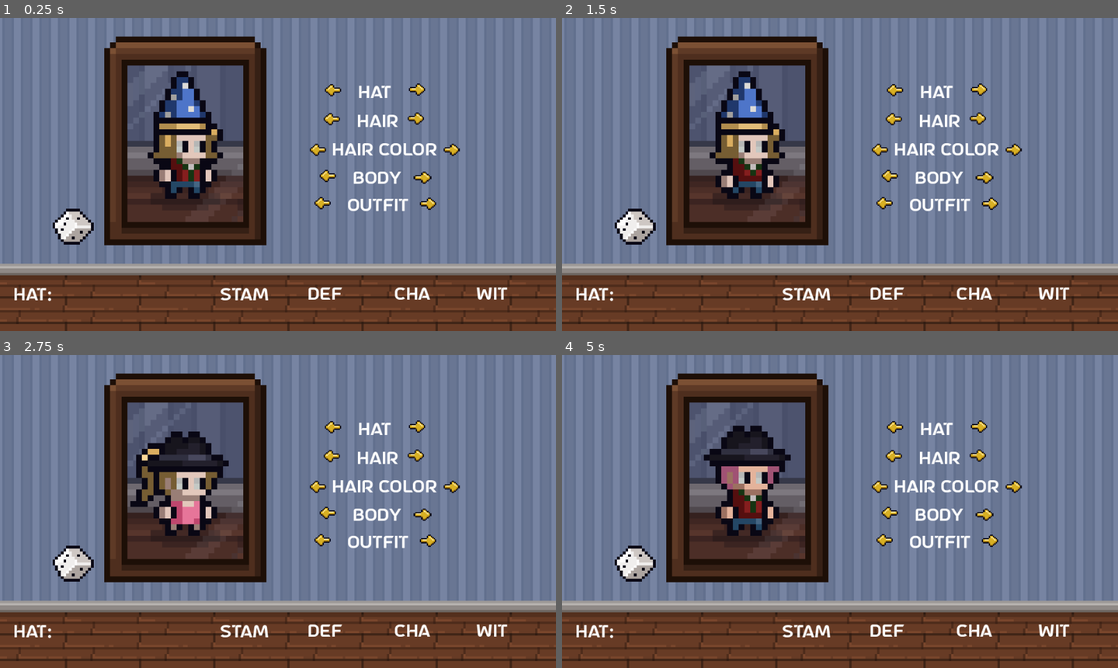
Above: before the commit, frames 1-4 (two rows, left to right).
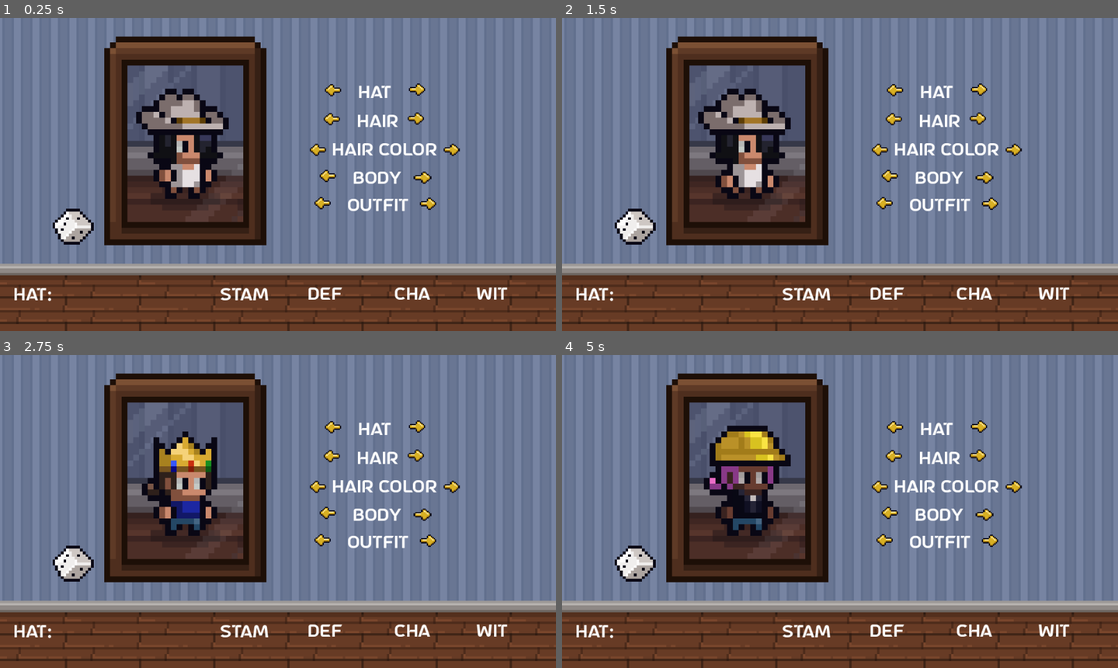
Above: after the commit, the same moments.

Repository: Sleeping-Robot-Games/Hat-Trick
Game: Godot game, scene res://scenes/character_creator.tscn
The game is run twice, just before and just after one commit, with the same random seed, the same clock (stepped at 60 frames per second) and the same inputs. This scene is started directly instead of the project's main scene.
Inputs (mouse positions are in pixels of both pictures, inside the frame that each line leads up to):
- Up to frame 1 (0.25 s): no input
- Up to frame 2 (1.5 s): click (895, 89) at 0.52 s; click (979, 89) at 1.27 s
- Up to frame 3 (2.75 s): click (72, 561) at 2 s
- Up to frame 4 (5 s): tap Enter (ui_accept) at 2.75, 3.02, 3.77 s; hold Right (ui_right) 2.78-3.53 s; tap E at 2.85, 3.6, 4.35 s; hold Left (ui_left) 3.53-4.28 s; hold Right (ui_right) from 4.28 s (still down)

The runs differ from the first frame. In frame 1, 3.0% of the frame differs, in the area x 24-42%, y 16-56%; in frame 2, 3.0%; in frame 3, 2.9%; in frame 4, 2.5%.

Commit message:
Elevator scene and move sprite holder code

Diff:
--- /dev/null
+++ b/scenes/elevator.tscn
@@ -0,0 +1,3 @@
+[gd_scene format=3 uid="uid://d2f1i3al4pwa7"]
+
+[node name="Elevator" type="Node2D"]
--- a/scenes/sprite_holder.tscn
+++ b/scenes/sprite_holder.tscn
@@ -1,6 +1,7 @@
-[gd_scene load_steps=12 format=3 uid="uid://b122j6j8bxdt8"]
+[gd_scene load_steps=13 format=3 uid="uid://b122j6j8bxdt8"]
 
 [ext_resource type="Shader" path="res://assets/shaders/PaletteSwapper.gdshader" id="1_3cgbj"]
+[ext_resource type="Script" path="res://scripts/sprite_holder.gd" id="1_6f0od"]
 [ext_resource type="Texture2D" uid="uid://dm3tqt5dkr1d6" path="res://assets/palettes/body/body_000.png" id="2_a0g4y"]
 [ext_resource type="Texture2D" uid="uid://1jn08j1qrijk" path="res://assets/palettes/body/body_002.png" id="3_3x1pf"]
 [ext_resource type="Texture2D" uid="uid://dyjryfx0esvju" path="res://assets/sprites/body/body.png" id="4_qpyue"]
@@ -21,6 +22,7 @@
 shader_parameter/greyscale_palette = ExtResource("5_8s56o")
 
 [node name="SpriteHolder" type="Node2D"]
+script = ExtResource("1_6f0od")
 
 [node name="body" type="Sprite2D" parent="."]
 material = SubResource("ShaderMaterial_qg1bq")
--- a/scripts/character_creator.gd
+++ b/scripts/character_creator.gd
@@ -1,26 +1,7 @@
 extends Control
 
-var rng = RandomNumberGenerator.new()
+@onready var sprite_holder = $SpriteHolder
 
-@onready var character_sprite = {
-	'body': $SpriteHolder/body,
-	'hair': $SpriteHolder/hair,
-	'outfit': $SpriteHolder/outfit,
-	'hat': $SpriteHolder/hat
-}
-
-@onready var character_sprite_palette = {
-	'body': character_sprite['body'],
-	'haircolor': character_sprite['hair']
-}
-
-var pallete_sprite_state: Dictionary
-var sprite_state: Dictionary
-
-var sprite_folder_path = "res://assets/sprites/"
-var palette_folder_path = "res://assets/palettes/"
-
-# Called when the node enters the scene tree for the first time.
 func _ready():
 	# Connect buttons
 	$Hat/Left.button_up.connect(_on_Sprite_Selection_button_up.bind(-1, "hat"))
@@ -34,68 +15,18 @@
 	$Outfit/Left.button_up.connect(_on_Sprite_Selection_button_up.bind(-1, "outfit"))
 	$Outfit/Right.button_up.connect(_on_Sprite_Selection_button_up.bind(1, "outfit"))
 
-	create_random_character()
+	sprite_holder.create_random_character()
 
 	$AnimationPlayer.play("player/idle_right")
 
-# Called every frame. 'delta' is the elapsed time since the previous frame.
 func _process(delta):
 	pass
 
-func random_asset(folder: String, keyword: String = "") -> String:
-	var files: Array
-	files = g.files_in_dir(folder)
-	if keyword == "":
-		files = g.files_in_dir(folder)
-	if files.size() == 0:
-		return ""
-	rng.randomize()
-	var random_index = rng.randi_range(0, files.size() - 1)
-	return folder+"/"+files[random_index]
-
-func set_random_texture(sprite_name: String):
-	var random_sprite = random_asset(sprite_folder_path + sprite_name)
-	if random_sprite == "": # No assets in the folder yet continue to next folder
-		return
-	set_sprite_texture(sprite_name, random_sprite)
-
-func set_random_color(palette_type: String) -> void:
-	var random_color
-	random_color = random_asset(palette_folder_path + palette_type)
-	if random_color == "" or "000" in random_color:
-		random_color = random_color.replace("000", "001")
-	var color_num = random_color.substr(len(random_color)-7, 3)
-	set_sprite_color(palette_type, character_sprite_palette[palette_type], color_num)
-	pallete_sprite_state[palette_type] = color_num
-
-func create_random_character() -> void:
-	var sprite_folders = g.folders_in_dir(sprite_folder_path)
-	var palette_folders = g.folders_in_dir(palette_folder_path)
-	for folder in sprite_folders:
-		set_random_texture(folder)
-	for folder in palette_folders:
-		set_random_color(folder)
-
-func set_sprite_texture(sprite_name: String, texture_path: String):
-	character_sprite[sprite_name].set_texture(load(texture_path))
-	sprite_state[sprite_name] = texture_path
-
-func set_sprite_color(folder, sprite: Sprite2D, color_num: String):
-	var palette_path = "res://assets/palettes/{folder}/{folder}_{color_num}.png".format({
-		"folder": folder,
-		"color_num": color_num
-	})
-	var gray_palette_path = "res://assets/palettes/{folder}/{folder}_000.png".format({
-		"folder": folder
-	})
-	g.make_shaders_unique(sprite)
-	sprite.material.set_shader_parameter("palette_swap", load(palette_path))
-	sprite.material.set_shader_parameter("greyscale_palette", load(gray_palette_path))
 
 func _on_Sprite_Selection_button_up(dir: int, sprite: String):
-	var folder_path = sprite_folder_path + sprite
+	var folder_path = sprite_holder.sprite_folder_path + sprite
 	var files = g.files_in_dir(folder_path)
-	var file = sprite_state[sprite].split("/")[-1]
+	var file = sprite_holder.sprite_state[sprite].split("/")[-1]
 	var current_index = files.find(file)
 	var new_index = current_index + dir
 	if new_index > len(files) - 1:
@@ -103,19 +34,19 @@
 	if new_index == -1:
 		new_index = len(files) -1
 	var new_sprite_path = folder_path + '/' + files[new_index]
-	set_sprite_texture(sprite, new_sprite_path)
+	sprite_holder.set_sprite_texture(sprite, new_sprite_path)
 
 func _on_Color_Selection_button_up(dir: int, palette_sprite: String):
-	var folder_path = palette_folder_path + palette_sprite
+	var folder_path = sprite_holder.palette_folder_path + palette_sprite
 	var files = g.files_in_dir(folder_path)
-	var new_color = int(pallete_sprite_state[palette_sprite]) + dir
+	var new_color = int(sprite_holder.pallete_sprite_state[palette_sprite]) + dir
 	if new_color == 0 and dir == -1:
 		new_color = len(files) - 1
 	if new_color == len(files) and dir == 1:
 		new_color = 1
 	var color_num = str(new_color).pad_zeros(3)
-	set_sprite_color(palette_sprite, character_sprite_palette[palette_sprite], color_num)
-	pallete_sprite_state[palette_sprite] = color_num
+	sprite_holder.set_sprite_color(palette_sprite, sprite_holder.character_sprite_palette[palette_sprite], color_num)
+	sprite_holder.pallete_sprite_state[palette_sprite] = color_num
 
 func _on_random_button_up():
-	create_random_character()
+	sprite_holder.create_random_character()
--- /dev/null
+++ b/scripts/sprite_holder.gd
@@ -0,0 +1,85 @@
+extends Node2D
+
+var rng = RandomNumberGenerator.new()
+
+@onready var character_sprite = {
+	'body': $body,
+	'hair': $hair,
+	'outfit': $outfit,
+	'hat': $hat
+}
+
+@onready var character_sprite_palette = {
+	'body': character_sprite['body'],
+	'haircolor': character_sprite['hair']
+}
+
+@export var random = false
+
+var pallete_sprite_state: Dictionary
+var sprite_state: Dictionary
+
+var sprite_folder_path = "res://assets/sprites/"
+var palette_folder_path = "res://assets/palettes/"
+
+
+# Called when the node enters the scene tree for the first time.
+func _ready():
+	if random:
+		create_random_character()
+
+
+# Called every frame. 'delta' is the elapsed time since the previous frame.
+func _process(delta):
+	pass
+
+
+func random_asset(folder: String, keyword: String = "") -> String:
+	var files: Array
+	files = g.files_in_dir(folder)
+	if keyword == "":
+		files = g.files_in_dir(folder)
+	if files.size() == 0:
+		return ""
+	rng.randomize()
+	var random_index = rng.randi_range(0, files.size() - 1)
+	return folder+"/"+files[random_index]
+
+func set_random_texture(sprite_name: String):
+	var random_sprite = random_asset(sprite_folder_path + sprite_name)
+	if random_sprite == "": # No assets in the folder yet continue to next folder
+		return
+	set_sprite_texture(sprite_name, random_sprite)
+
+func set_random_color(palette_type: String):
+	var random_color
+	random_color = random_asset(palette_folder_path + palette_type)
+	if random_color == "" or "000" in random_color:
+		random_color = random_color.replace("000", "001")
+	var color_num = random_color.substr(len(random_color)-7, 3)
+	set_sprite_color(palette_type, character_sprite_palette[palette_type], color_num)
+	pallete_sprite_state[palette_type] = color_num
+
+func create_random_character():
+	var sprite_folders = g.folders_in_dir(sprite_folder_path)
+	var palette_folders = g.folders_in_dir(palette_folder_path)
+	for folder in sprite_folders:
+		set_random_texture(folder)
+	for folder in palette_folders:
+		set_random_color(folder)
+
+func set_sprite_texture(sprite_name: String, texture_path: String):
+	character_sprite[sprite_name].set_texture(load(texture_path))
+	sprite_state[sprite_name] = texture_path
+
+func set_sprite_color(folder, sprite: Sprite2D, color_num: String):
+	var palette_path = "res://assets/palettes/{folder}/{folder}_{color_num}.png".format({
+		"folder": folder,
+		"color_num": color_num
+	})
+	var gray_palette_path = "res://assets/palettes/{folder}/{folder}_000.png".format({
+		"folder": folder
+	})
+	g.make_shaders_unique(sprite)
+	sprite.material.set_shader_parameter("palette_swap", load(palette_path))
+	sprite.material.set_shader_parameter("greyscale_palette", load(gray_palette_path))
Not shown, added: assets/ui/bubble.png.import
Not shown, added: assets/ui/bubbleleft.png.import
Not shown, added: assets/ui/bubbleright.png.import
Not shown, added: assets/ui/charbubble.png.import
Not shown, added: assets/ui/defbubble.png.import
Not shown, added: assets/ui/healthbar.png.import
Not shown, added: assets/ui/stambubble.png.import
Not shown, added: assets/ui/witbubble.png.import
